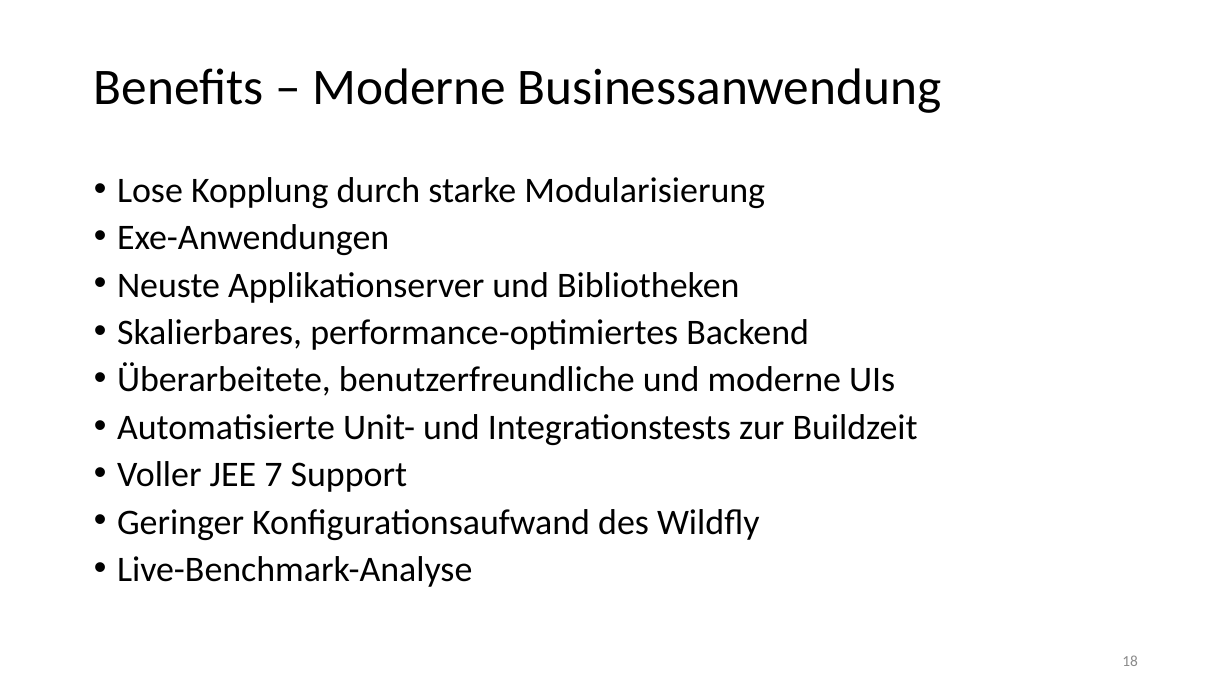
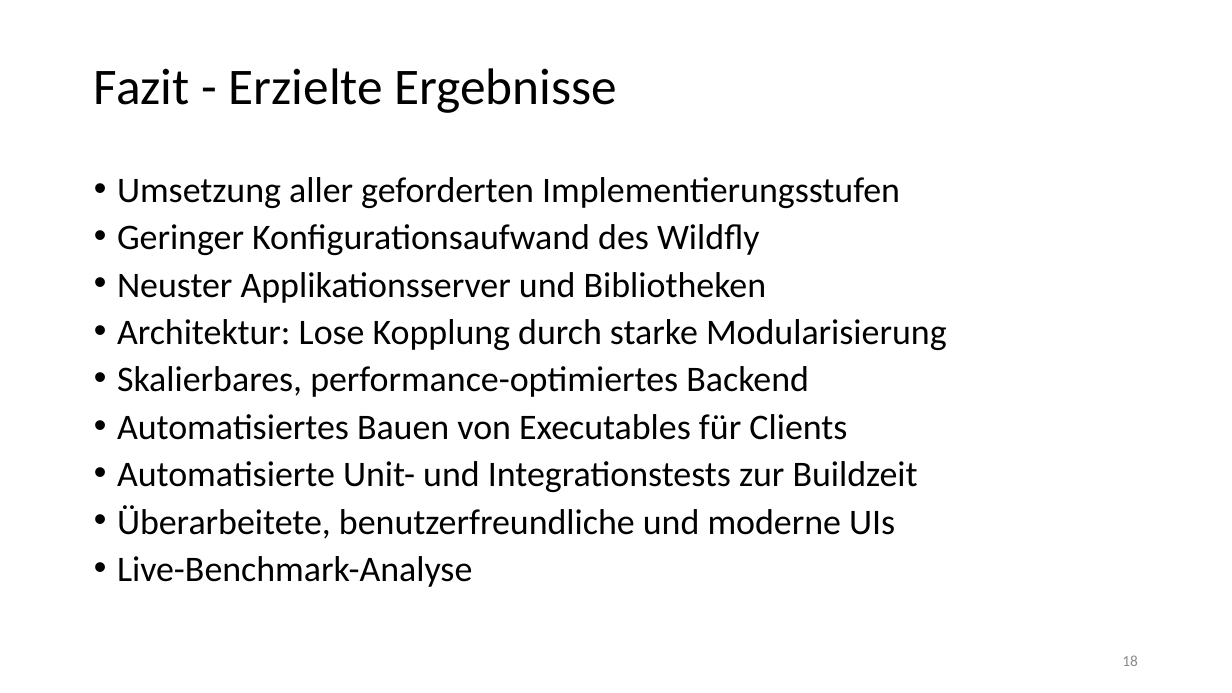
Before and after one commit to chrissike/chatapplication, a slide deck: slide 18 of dokumentation/vortrag.pptx. Drawn at 1232x693 pixels with LibreOffice and Linux fonts; fonts in the diff are those of the drawing; background and template pictures are left out. Boxes give left, top, right and bottom in pixels: in the first picture for what was removed or moved away, otherwise in the second. Text is boxed around its words. In the diff, an @@ line names an element or a change of style, - is before the commit and + after.

Commit message:
Fazit

```diff
--- a/dokumentation/vortrag.pptx
+++ b/dokumentation/vortrag.pptx
@@ title at (94,68,618,113): text changed @@
-Benefits – Moderne Businessanwendung
+Fazit - Erzielte Ergebnisse
@@ text at (117,177,947,350): text changed @@
-• Lose Kopplung durch starke Modularisierung
-• Exe-Anwendungen
-• Neuste Applikationserver und Bibliotheken
+• Umsetzung aller geforderten Implementierungsstufen
+• Geringer Konfigurationsaufwand des Wildfly
+• Neuster Applikationsserver und Bibliotheken
+• Architektur: Lose Kopplung durch starke Modularisierung
@@ text at (117,414,918,492): paragraphs added @@
+• Automatisiertes Bauen von Executables für Clients
+• Automatisierte Unit- und Integrationstests zur Buildzeit
@@ text at (117,414,918,540): paragraphs removed @@
-• Automatisierte Unit- und Integrationstests zur Buildzeit
-• Voller JEE 7 Support
-• Geringer Konfigurationsaufwand des Wildfly
```
Also in this commit, not shown: 2 other slides changed.
